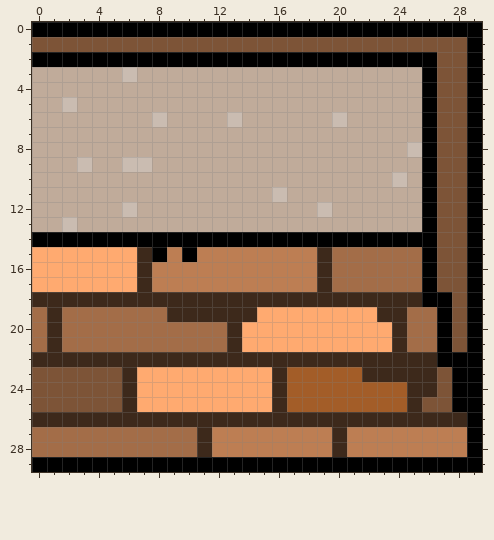
File history of a pixel-art sprite, img/BrickWallHorizontalRightEnd.png. Above: the version before the commit.
The file is 30x30 pixels. Colours within 5 levels of each other are drawn and written as one.
New version:
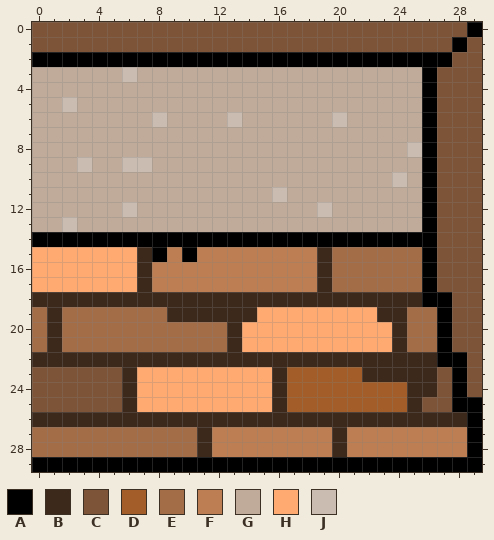
Palette (. is transparent): A #000000  B #3d291b  C #7d5437  D #a35d28  E #a36d48  F #bd7e53  G #c0ab9a  H #ffaa70  J #cabcb1
Diff:
The author changed colour C to colour A in row 1 at x 28; in row 2 at x 27.
The author changed colour A to colour C in row 0 at x 0 to 28; in rows 1 to 24 at x 29.
Pixel boxes of the changes (left, top, right, bottom) in both pictures:
changed: (32, 22, 482, 397)
